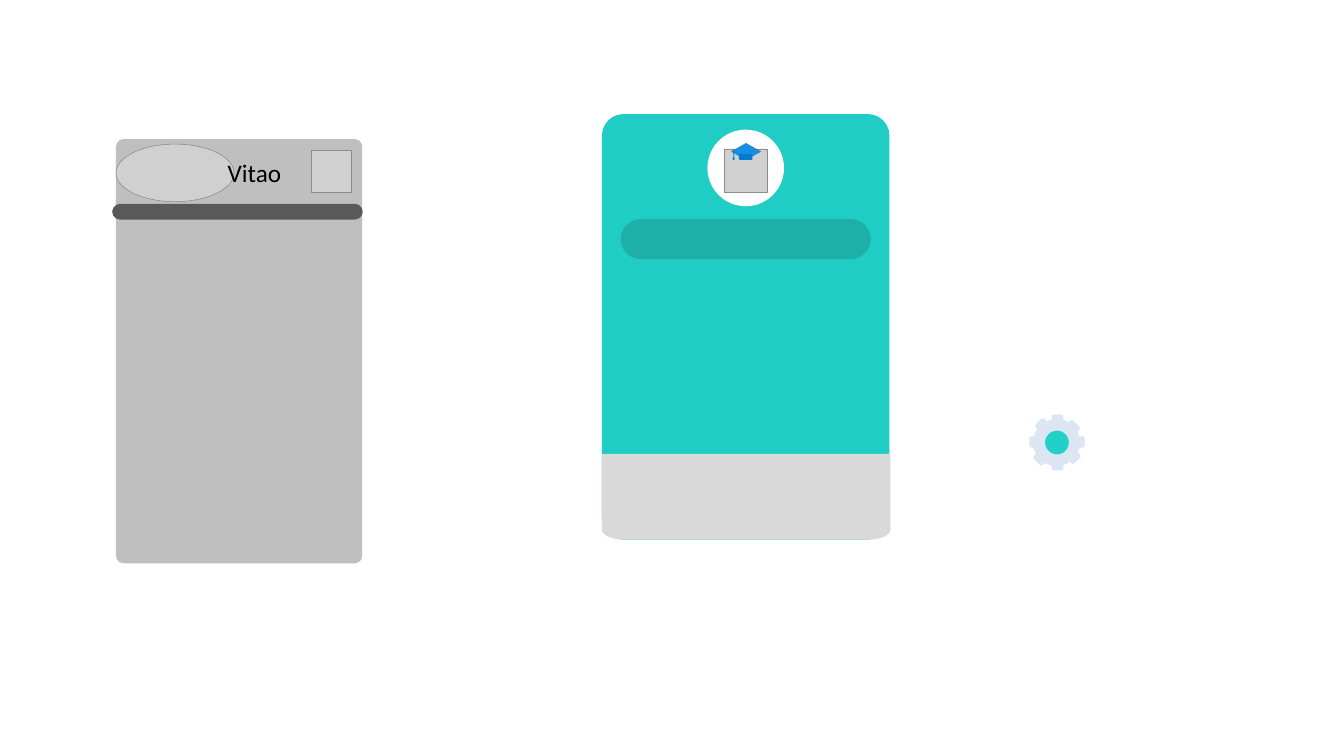
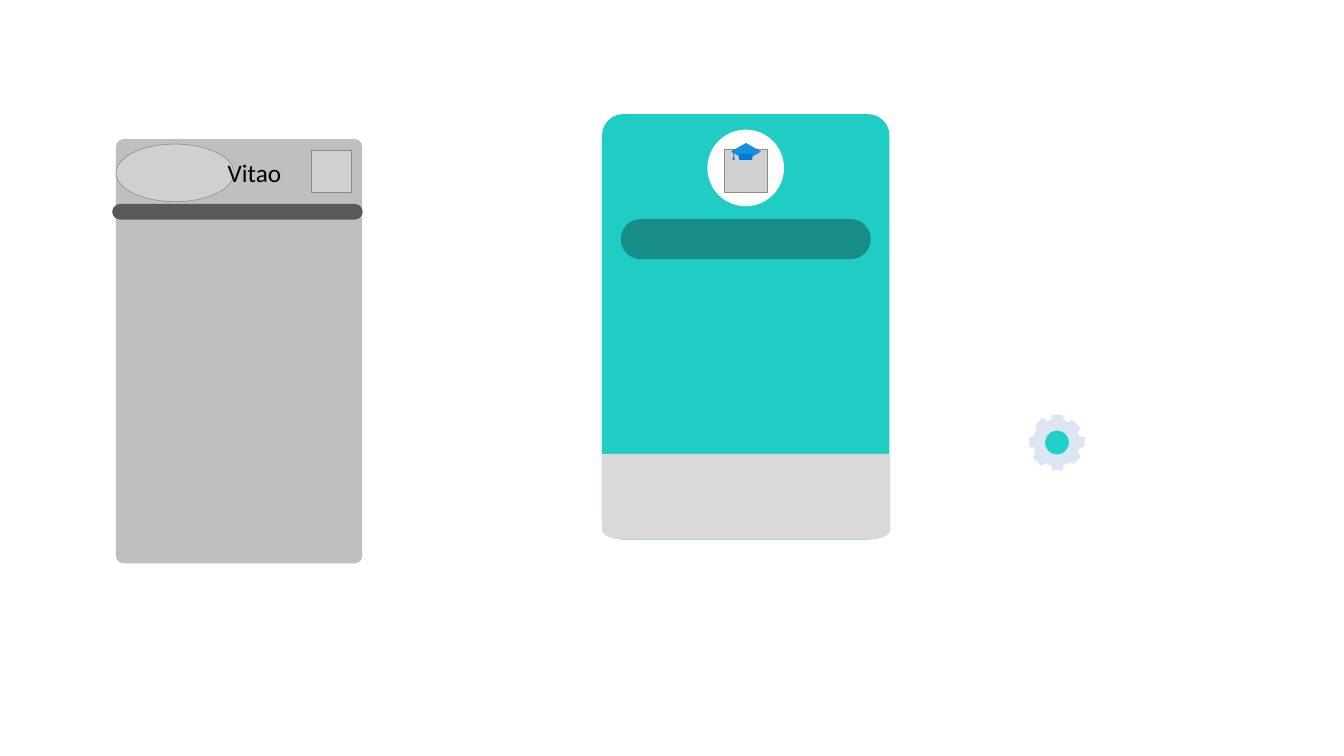
Before and after one commit to MateusPVicente/Projeto-PP, a slide deck: slide 26 of Stud+/Logos.pptx. Drawn at 1344x756 pixels with LibreOffice and Linux fonts; fonts in the diff are those of the drawing; grey boxes stand for pictures. Boxes give left, top, right and bottom in pixels: in the first picture for what was removed or moved away, otherwise in the second. Text is boxed around its words. In the diff, an @@ line names an element or a change of style, - is before the commit and + after.

```diff
--- a/Stud+/Logos.pptx
+++ b/Stud+/Logos.pptx
@@ rounded rectangle at <box>621,219,871,259</box>: fill #1CB0A9 to #178D87 @@
```
Also in this commit, not shown: 1 slide added, 3 other files.
